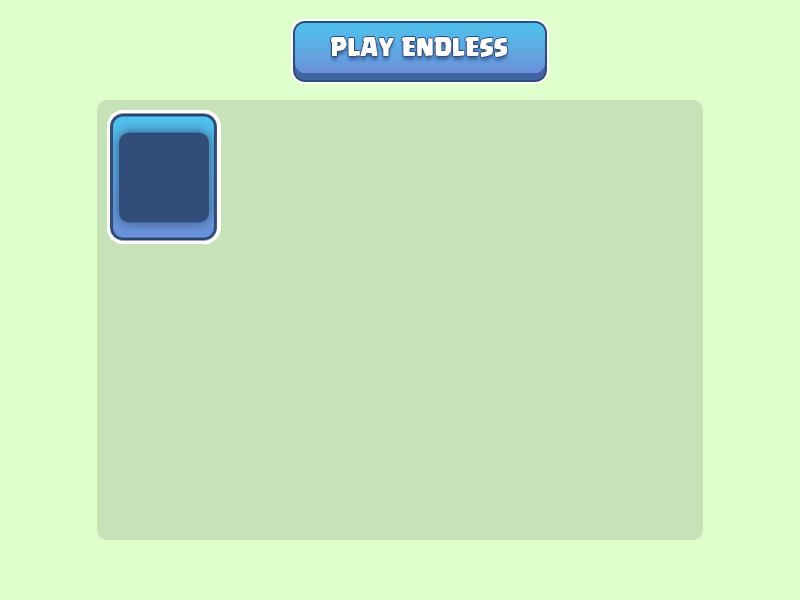
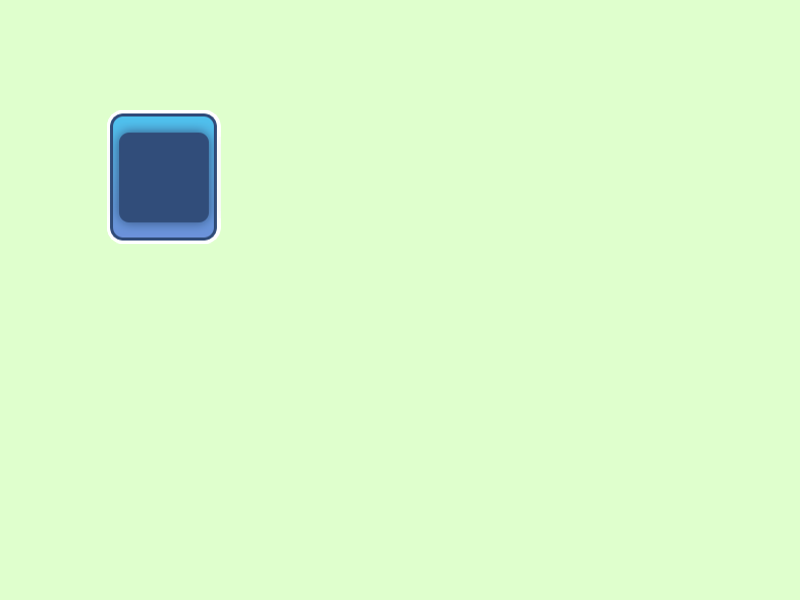
Comparing the layer stacks of the two 800 × 600 images. Changes:
hid group "Group 1" (2 layers) over [left=291, top=19, right=549, bottom=84]
hid "Hero Selection Border" over [left=97, top=100, right=703, bottom=540]
